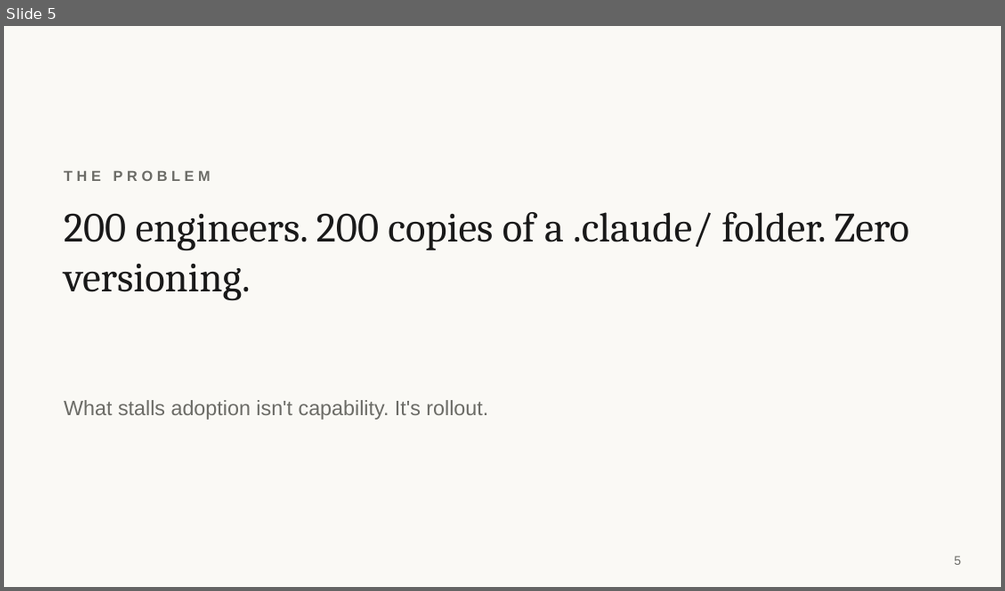
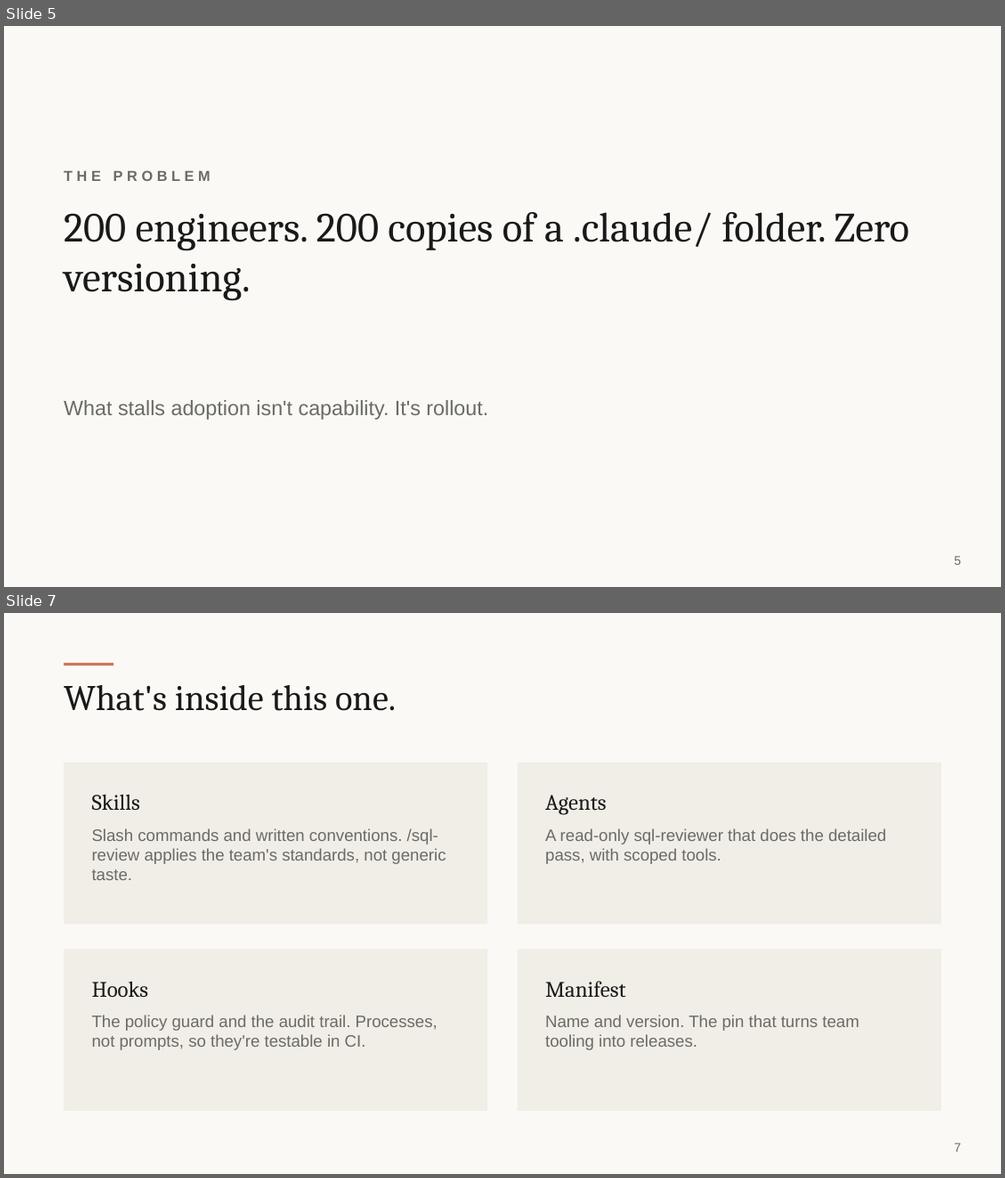
Before and after one commit to andymadson/data-platform-pack, a slide deck: enablement/deck/presentation-deck.pptx. Shown one above the other, each under a label of ours: slide 5 before the commit, slides 5 and 7 after it; the slides between them are not shown. The pictures are 1005x591 and 1005x1178 pixels, drawn with LibreOffice and Linux fonts; fonts in the diff are those of the drawing. Boxes give left, top, right and bottom in pixels: in the first picture for what was removed or moved away, otherwise in the second. Text is boxed around its words. In the diff, an @@ line names an element or a change of style, - is before the commit and + after.

Commit message:
Room deck: say what a plugin is, show what is inside, argue why it beats folder copies

```diff
--- a/enablement/deck/presentation-deck.pptx
+++ b/enablement/deck/presentation-deck.pptx
@@ slide 7 added at (4,613,1001,1174), background #FAF9F5 @@
@@ rectangle added at (64,663,113,666), fill #CC785C @@
@@ text added at (64,685,396,711), 26 pt, text #191919 @@
+What's inside this one.
@@ rectangle added at (64,763,487,924), fill #F0EEE6 @@
@@ rectangle added at (518,763,941,924), fill #F0EEE6 @@
@@ text added at (92,794,140,810), 16 pt, text #191919 @@
+Skills
@@ text added at (545,795,606,814), 16 pt, text #191919 @@
+Agents
@@ text added at (92,828,445,880), 12 pt, text #6B6B66 @@
+Slash commands and written conventions. /sql-review applies the team's standards, not generic taste.
@@ text added at (545,828,886,864), 12 pt, text #6B6B66 @@
+A read-only sql-reviewer that does the detailed pass, with scoped tools.
@@ rectangle added at (64,949,487,1111), fill #F0EEE6 @@
@@ rectangle added at (518,949,941,1111), fill #F0EEE6 @@
@@ text added at (92,981,149,997), 16 pt, text #191919 @@
+Hooks
@@ text added at (545,981,626,997), 16 pt, text #191919 @@
+Manifest
@@ text added at (92,1014,437,1050), 12 pt, text #6B6B66 @@
+The policy guard and the audit trail. Processes, not prompts, so they're testable in CI.
@@ text added at (545,1014,858,1050), 12 pt, text #6B6B66 @@
+Name and version. The pin that turns team tooling into releases.
@@ text added at (954,1143,961,1151), 9 pt, text #6B6B66 @@
+7
```
Also in this commit, not shown: 7 slides changed, 1 other slide added, 2 other files.
